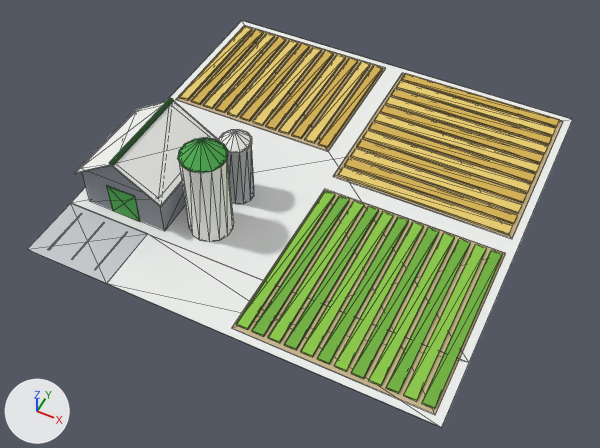
An edit to the glTF model public/models/farm.glb, drawn before and after from the same camera.
Camera for both pictures: a 50 mm lens placed at (24.1, -52.7, 58.2), pointed at (0.9, -6.2, 0.1). Lighting does not change. The marker at lower left points along +X, +Y and +Z. The first picture is the older version. Mesh edges are drawn as thin lines.

Objects in the first picture: 'farm'.
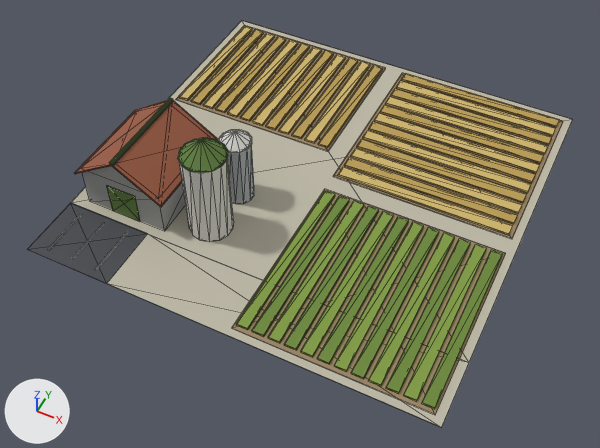
Location of each change, (x1, y1, x2, y2) in pixels of the pictures (600 x 448 px):
'farm', recoloured (darker)
    both: (27, 21, 573, 427)

What changed in the scene script:
```text
Change mat_asphalt:
    mat_asphalt.base_color: (0.584, 0.604, 0.631) -> (0.0595, 0.0648, 0.0742)  # light grey #c9ccd0 -> dark grey #45484d
Change mat_pad:
    mat_pad.base_color: (0.855, 0.871, 0.855) -> (0.509, 0.479, 0.381)  # white #eef0ee -> grey #bdb8a6
Change mat_barn_roof:
    mat_barn_roof.base_color: (0.896, 0.905, 0.88) -> (0.323, 0.102, 0.0513)  # white #f3f4f1 -> brown #9a5a40
Change mat_farm_accent:
    mat_farm_accent.base_color: (0.0723, 0.429, 0.0802) -> (0.112, 0.205, 0.0423)  # green #4caf50 -> green #5e7d3a
Change mat_soil:
    mat_soil.base_color: (0.597, 0.468, 0.27) -> (0.332, 0.235, 0.122)  # beige #cbb68e -> brown #9c8562
Change mat_crop_g1:
    mat_crop_g1.base_color: (0.254, 0.578, 0.0561) -> (0.212, 0.328, 0.0497)  # green #8ac843 -> green #7f9b3f
Change mat_crop_g2:
    mat_crop_g2.base_color: (0.159, 0.445, 0.0423) -> (0.147, 0.246, 0.0369)  # green #6fb23a -> green #6b8836
Change mat_crop_w1:
    mat_crop_w1.base_color: (0.807, 0.604, 0.15) -> (0.61, 0.451, 0.144)  # yellow #e8cc6c -> yellow #cdb36a
Change mat_crop_w2:
    mat_crop_w2.base_color: (0.658, 0.44, 0.0782) -> (0.479, 0.328, 0.0823)  # yellow #d4b14f -> yellow #b89b51
```
